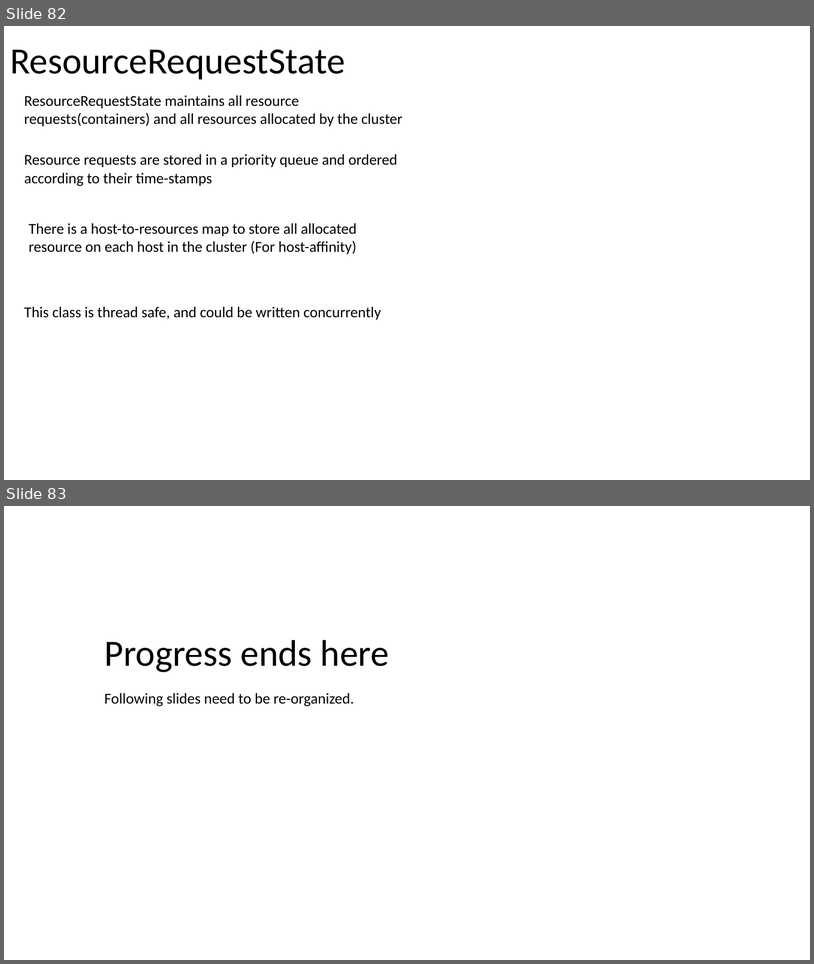
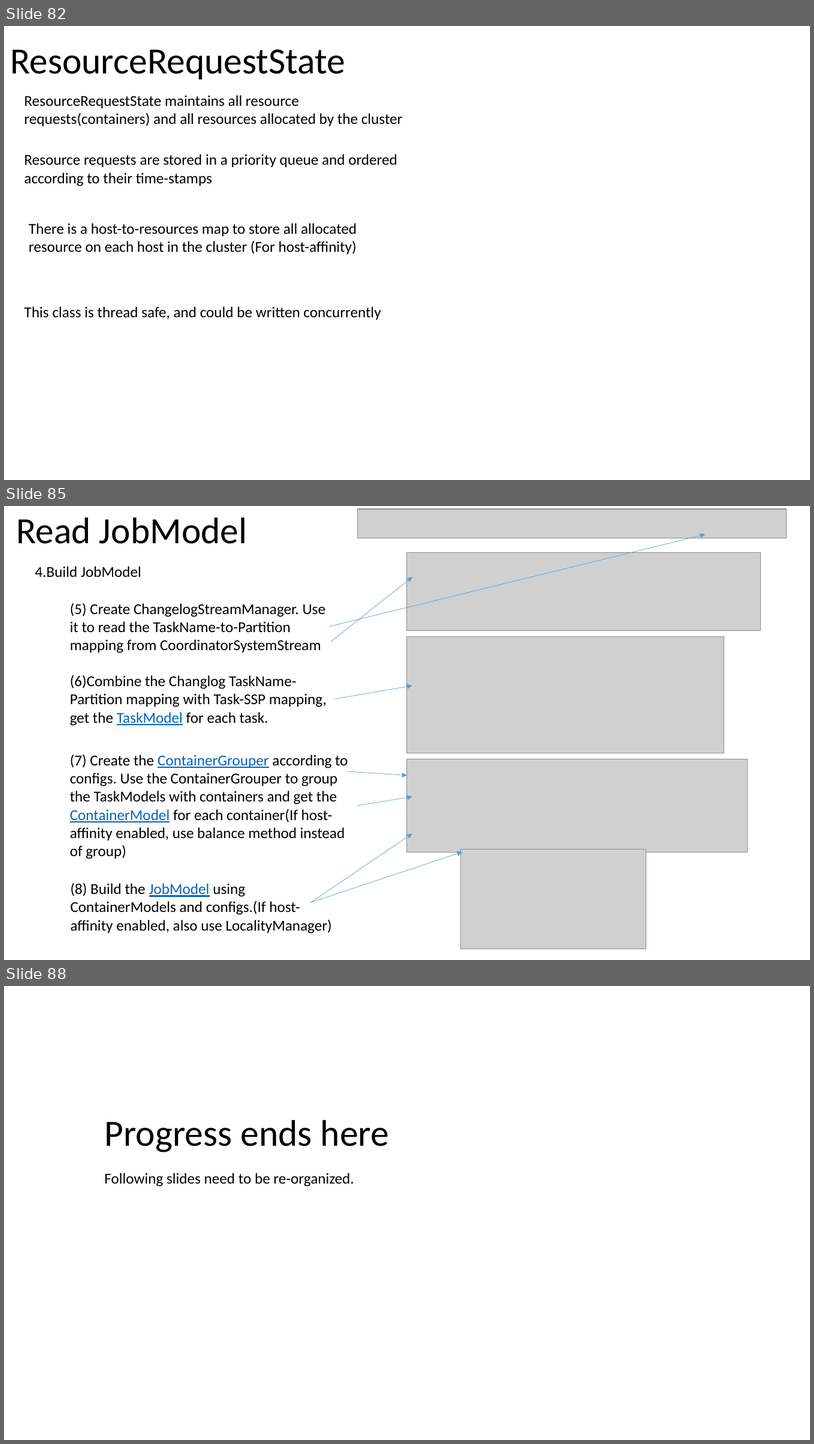
Before and after one commit to Swrrt/Samza-Documents, a slide deck: Documentation/SamzaStructure.pptx. Shown one above the other, each under a label of ours: slides 82 and 83 before the commit, slides 82, 85 and 88 after it; the slides between them are not shown. The pictures are 814x964 and 814x1444 pixels, drawn with LibreOffice and Linux fonts; fonts in the diff are those of the drawing; grey boxes stand for pictures. Boxes give left, top, right and bottom in pixels: in the first picture for what was removed or moved away, otherwise in the second. Text is boxed around its words. In the diff, an @@ line names an element or a change of style, - is before the commit and + after.

```diff
--- a/Documentation/SamzaStructure.pptx
+++ b/Documentation/SamzaStructure.pptx
@@ slide 85 added at (4,506,810,960), background #FFFFFF @@
@@ title added at (16,517,248,544), 44 pt, text #000000 @@
+Read JobModel
@@ picture added at (358,509,787,538) @@
@@ arrow added from (329, 627) to (706, 534), #5B9BD5 0.5 pt @@
@@ picture added at (408,553,761,631) @@
@@ text added at (35,566,141,577), 18 pt, text #000000 @@
+4.Build JobModel
@@ arrow added from (330, 642) to (413, 577), #5B9BD5 0.5 pt @@
@@ text added at (70,603,326,653), 18 pt, text #000000 @@
+(5) Create ChangelogStreamManager. Use it to read the TaskName-to-Partition mapping from CoordinatorSystemStream
@@ picture added at (408,636,725,753) @@
@@ text added at (70,675,327,726), 18 pt, text #000000 @@
+(6)Combine the Changlog TaskName-Partition mapping with Task-SSP mapping, get the TaskModel for each task.
@@ arrow added from (335, 699) to (413, 685), #5B9BD5 0.5 pt @@
@@ text added at (70,754,348,859), 18 pt, text #000000 @@
+(7) Create the ContainerGrouper according to configs. Use the ContainerGrouper to group the TaskModels with containers and get the ContainerModel for each container(If host-affinity enabled, use balance method instead of group)
@@ arrow added from (348, 772) to (408, 775), #5B9BD5 0.5 pt @@
@@ picture added at (408,759,748,852) @@
@@ arrow added from (357, 805) to (413, 796), #5B9BD5 0.5 pt @@
@@ arrow added from (311, 902) to (413, 833), #5B9BD5 0.5 pt @@
@@ arrow added from (311, 902) to (462, 852), #5B9BD5 0.5 pt @@
@@ picture added at (461,849,647,949) @@
@@ text added at (71,882,332,933), 18 pt, text #000000 @@
+(8) Build the JobModel using ContainerModels and configs.(If host-affinity enabled, also use LocalityManager)
@@ what was slide 83 is now slide 88 @@
```
Also in this commit, not shown: 4 other slides added.
